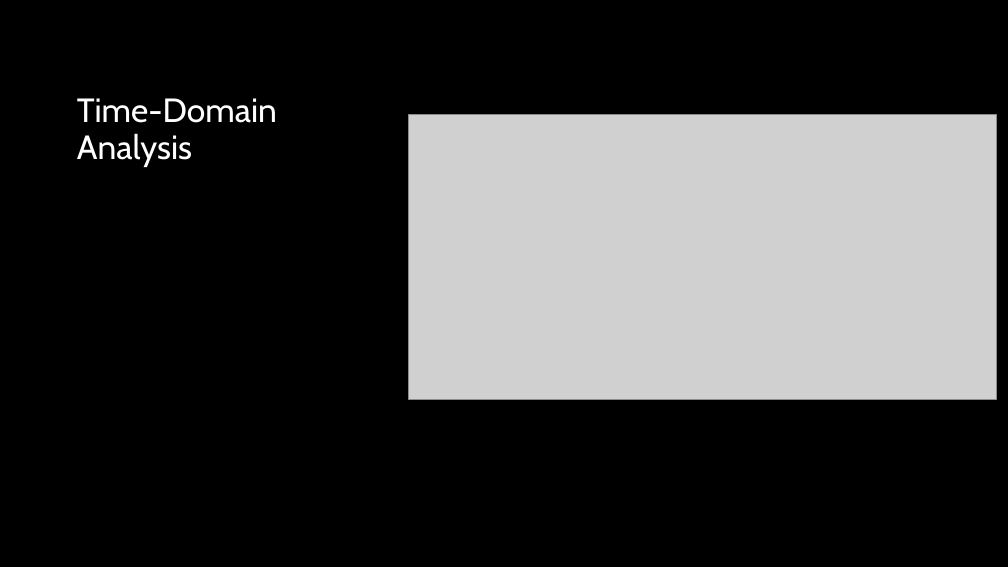
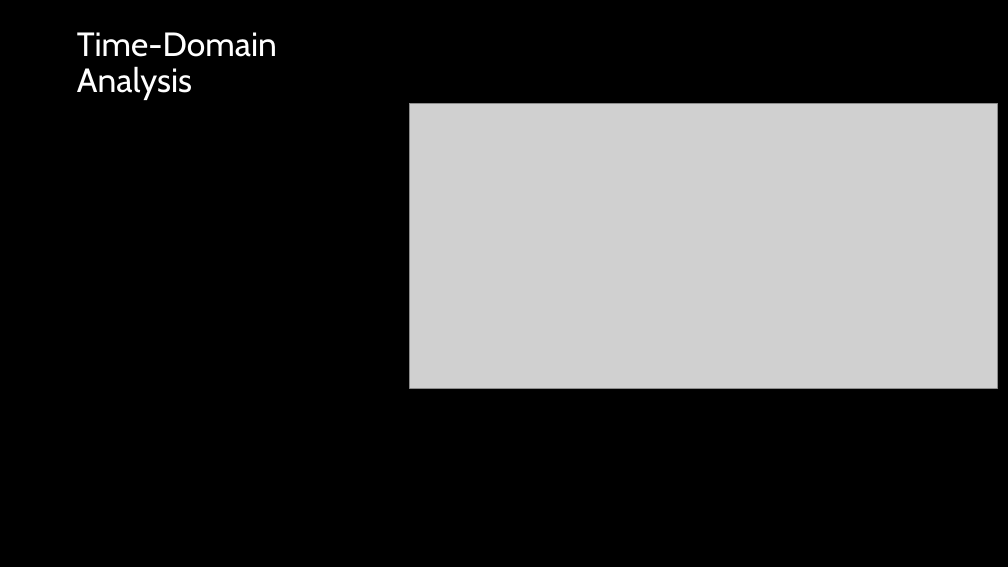
Before and after one commit to ut-ras/rm_electrical-supercap_v2, a slide deck: slide 14 of UT Robomasters – Supercap Power Stage Modeling.pptx. Drawn at 1008x567 pixels with LibreOffice and Linux fonts; fonts in the diff are those of the drawing; grey boxes stand for pictures. Boxes give left, top, right and bottom in pixels: in the first picture for what was removed or moved away, otherwise in the second. Text is boxed around its words. In the diff, an @@ line names an element or a change of style, - is before the commit and + after.

```diff
--- a/UT Robomasters – Supercap Power Stage Modeling.pptx
+++ b/UT Robomasters – Supercap Power Stage Modeling.pptx
@@ title "Time-Domain Analysis": place and size @@
-title "Time-Domain Analysis" at <box>77,98,277,167</box>
+title "Time-Domain Analysis" at <box>77,32,277,100</box>
@@ picture: place and size @@
-picture at <box>409,115,997,400</box>
+picture at <box>410,104,997,389</box>
```
Also in this commit, not shown: 3 other slides changed, 2 slides added, 8 other files.
